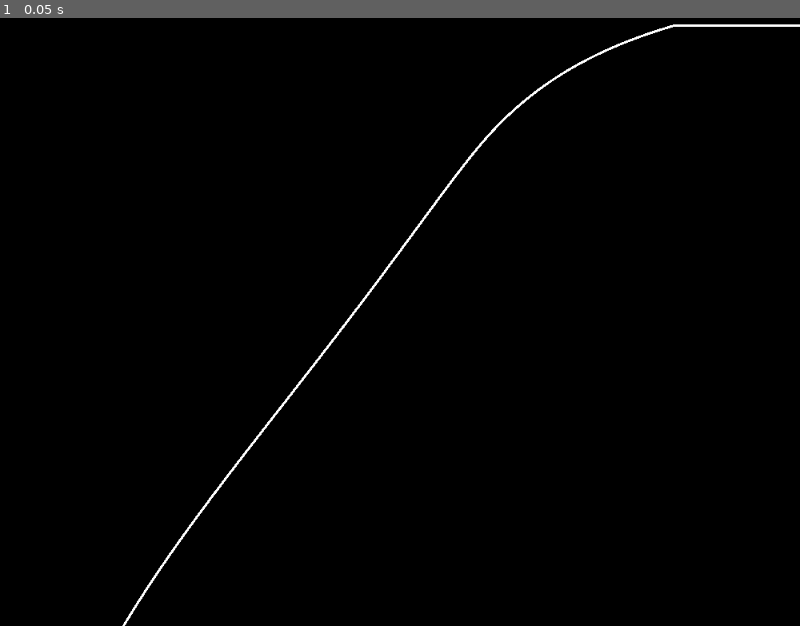
Above: before the commit, frame 1.
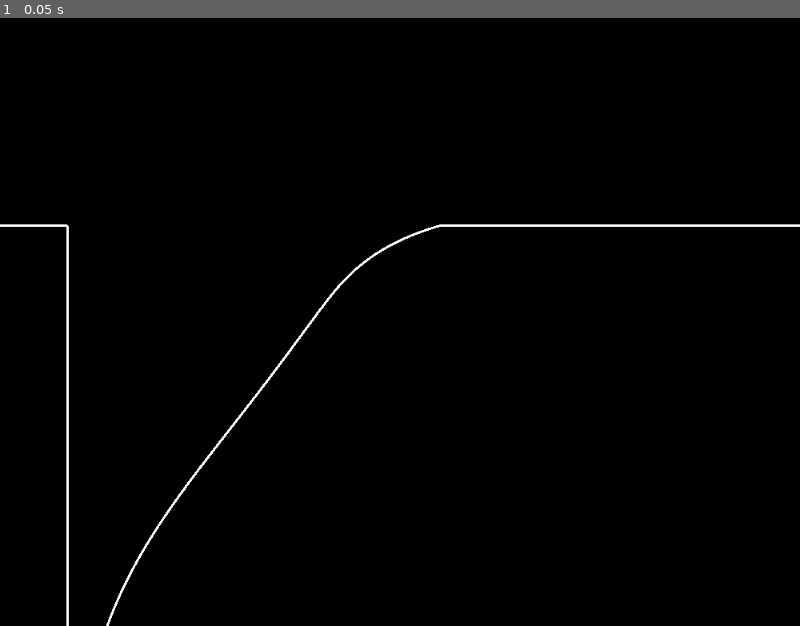
Above: after the commit, the same moment.

Repository: allenwp/curves-editor
Game: Godot game, scene res://node_2d.tscn
The game is run twice, just before and just after one commit, with the same random seed, the same clock (stepped at 60 frames per second) and the same inputs.
Inputs:
- Up to frame 1 (0.05 s): no input

The runs differ from the first frame. In frame 1, 1.5% of the frame differs, in the area x 0-100%, y 0-100%.

Commit message:
Added GDScript implemenation of optimized function. Just need to put in the low value clipping to make it work...

Diff:
--- a/white_sigmoid_comparison.gd
+++ b/white_sigmoid_comparison.gd
@@ -15,8 +15,8 @@
 func refresh() -> void:
 	var array: PackedVector2Array
 	var num_points: float = 4096.0
-	var min_stops = -12
-	var max_stops = 4
+	var min_stops = -15
+	var max_stops = 15
 	for i in range(num_points):
 		var val: float = (i / (num_points - 1)) * (max_stops - min_stops) + min_stops
 		val = pow(2.0, val) # convert from log2 encoding to linear encoding
@@ -25,7 +25,8 @@
 		#var y_val: Vector3 = tonemap_reinhard(Vector3(val, val, val))
 		#var y_val: Vector3 = tonemap_filmic(Vector3(val, val, val))
 		#var y_val: Vector3 = tonemap_aces(Vector3(val, val, val), white)
-		var y_val: Vector3 = tonemap_agx(Vector3(val, val, val))
+		#var y_val: Vector3 = tonemap_agx(Vector3(val, val, val))
+		var y_val: Vector3 = tonemap_agx_optimized(Vector3(val, val, val))
 
 		# clip to [0.0, 1.0]
 		y_val.x = maxf(minf(y_val.x, 1.0), 0.0)
@@ -206,6 +207,76 @@
 	return color;
 
 
+
+func tonemap_agx_optimized(color: Vector3) -> Vector3:
+	# Combined linear sRGB to linear Rec 2020 and Blender AgX inset matrices:
+	var srgb_to_rec2020_agx_inset_matrix: Basis = Basis()
+	srgb_to_rec2020_agx_inset_matrix.x = Vector3(0.54490813676363087053, 0.14044005884001287035, 0.088827411851915368603)
+	srgb_to_rec2020_agx_inset_matrix.y = Vector3(0.37377945959812267119, 0.75410959864013760045, 0.17887712465043811023)
+	srgb_to_rec2020_agx_inset_matrix.z = Vector3(0.081384976686407536266, 0.10543358536857773485, 0.73224999956948382528);
+
+	# Combined inverse AgX outset matrix and linear Rec 2020 to linear sRGB matrices.
+	var agx_outset_rec2020_to_srgb_matrix: Basis = Basis()
+	agx_outset_rec2020_to_srgb_matrix.x = Vector3(1.9645509602733325934, -0.29932243390911083839, -0.16436833806080403409)
+	agx_outset_rec2020_to_srgb_matrix.y = Vector3(-0.85585845117807513559, 1.3264510741502356555, -0.23822464068860595117)
+	agx_outset_rec2020_to_srgb_matrix.z = Vector3(-0.10886710826831608324, -0.027084020983874825605, 1.402665347143271889);
+
+	white = max(1.172, white) # sigmoid function breaks down with a lower max than this.
+	LOG2_MAX = log2(white / MIDDLE_GRAY)
+
+	# Large negative values in one channel and large positive values in other
+	# channels can result in a colour that appears darker and more saturated than
+	# desired after passing it through the inset matrix. For this reason, it is
+	# best to prevent negative input values.
+	# This is done before the Rec. 2020 transform to allow the Rec. 2020
+	# transform to be combined with the AgX inset matrix. This results in a loss
+	# of color information that could be correctly interpreted within the
+	# Rec. 2020 color space as positive RGB values, but it is less common for Godot
+	# to provide this function with negative sRGB values and therefore not worth
+	# the performance cost of an additional matrix multiplication.
+	# A value of 2e-10 intentionally introduces insignificant error to prevent
+	# log2(0.0) after the inset matrix is applied; color will be >= 1e-10 after
+	# the matrix transform.
+	color.x = max(color.x, 2e-10);
+	color.y = max(color.y, 2e-10);
+	color.z = max(color.z, 2e-10);
+
+	color.x = agx_optimized_single_value(color.x);
+	color.y = agx_optimized_single_value(color.y);
+	color.z = agx_optimized_single_value(color.z);
+
+	# Do AGX in rec2020 to match Blender and then apply inset matrix.
+	color = srgb_to_rec2020_agx_inset_matrix * color;
+
+
+
+	# Apply outset to make the result more chroma-laden and then go back to linear sRGB.
+	color = agx_outset_rec2020_to_srgb_matrix * color;
+
+	# Blender's lusRGB.compensate_low_side is too complex for this shader, so
+	# simply return the color, even if it has negative components. These negative
+	# components may be useful for subsequent color adjustments.
+	return color;
+
+func agx_optimized_single_value(x: float) -> float:
+	const three_by_two = 3.0 / 2.0;
+	const two_by_three = 2.0 / 3.0;
+	var log_range: float = LOG2_MAX  - LOG2_MIN
+	var pivot_x: float = 10.0 / log_range
+	var log_encoded_x: float = (log2(x / MIDDLE_GRAY) - LOG2_MIN) / log_range
+	var distance: float = log_encoded_x - pivot_x
+
+	var A: float
+	var B: float
+	if log_encoded_x < pivot_x:
+		A =  pivot_x - log_encoded_x
+		B = 10.858542784410844740 - (1.0 / pow(pivot_x, three_by_two))
+	else:
+		A = distance
+		B = (-1.0 + 10.191614048660063014 * pow(1.0 - pivot_x, three_by_two)) / pow(1.0 - pivot_x, three_by_two)
+	return pow(0.48943708957387834110 + (2.4 * distance) / pow(1 + pow(pow(B, two_by_three) * A, three_by_two), two_by_three), 12.0 / 5.0);
+
+
 # func to_agx_log2(val: float) -> float:
 # 	var min_ev: float = log2(pow(2.0, LOG2_MIN) * MIDDLE_GRAY)
 # 	var max_ev: float = log2(pow(2.0, LOG2_MAX) * MIDDLE_GRAY)
Not shown, changed: Blender AgX Sigmoid with white.nb
